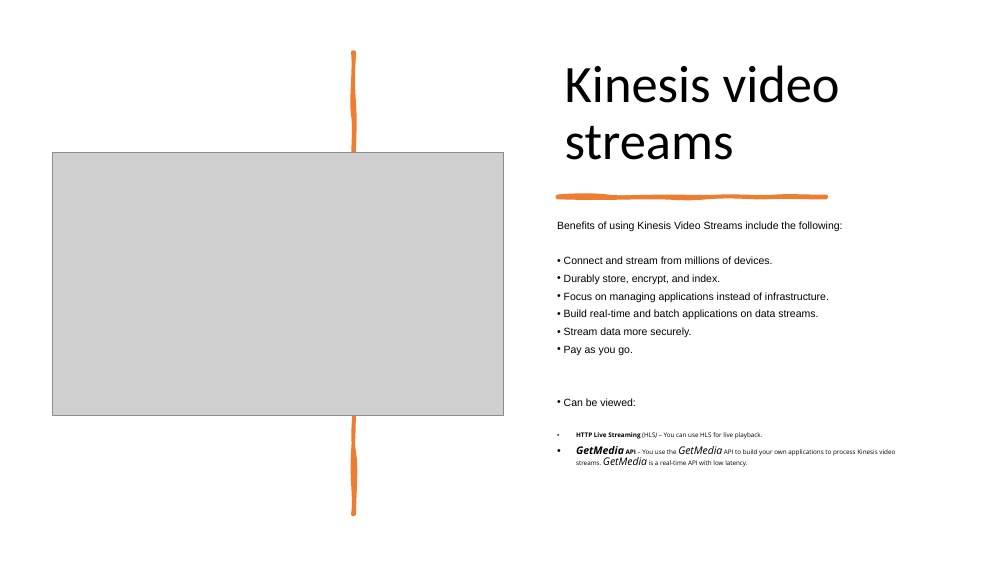
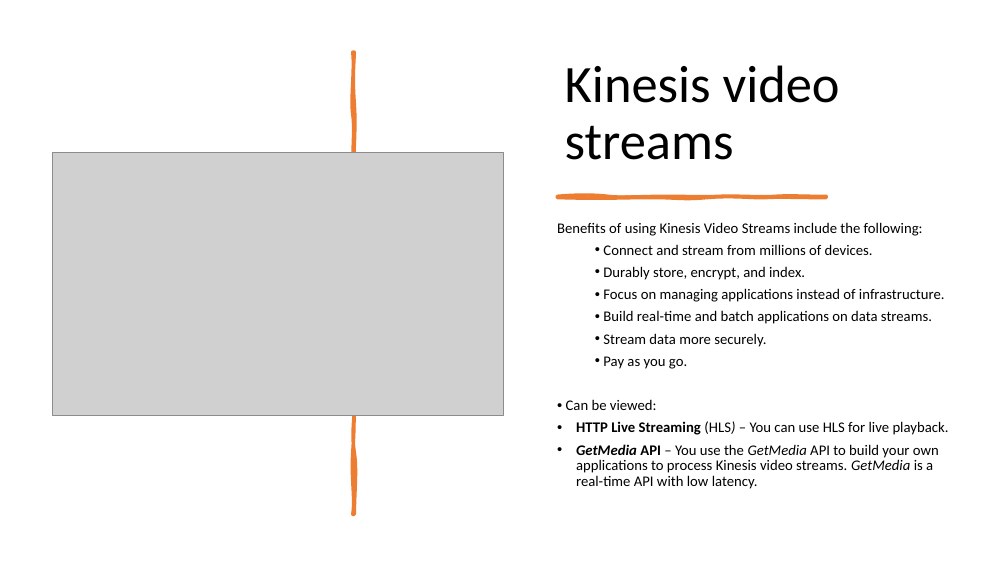
Before and after one commit to IlyaChakun/aws-iba-courses, a slide deck: slide 32 of lecture-materials/Analytics/Kinesis/Kinesis.pptx (slide 18 before the commit). Drawn at 1008x567 pixels with LibreOffice and Linux fonts; fonts in the diff are those of the drawing; grey boxes stand for pictures. Boxes give left, top, right and bottom in pixels: in the first picture for what was removed or moved away, otherwise in the second. Text is boxed around its words. In the diff, an @@ line names an element or a change of style, - is before the commit and + after.

```diff
--- a/lecture-materials/Analytics/Kinesis/Kinesis.pptx
+++ b/lecture-materials/Analytics/Kinesis/Kinesis.pptx
@@ text "Benefits of using Kinesis Video ..." at (557, 222, 949, 489): size 10 to 14 pt in "Benefits of using Kinesis Video Streams include ...", "Connect and stream from millions of devices.", "Durably store, encrypt, and index.", "Focus on managing applications instead of infrastructure." and 5 more places; font Arial to Calibri in "Benefits of using Kinesis Video Streams include ...", "Connect and stream from millions of devices.", "Durably store, encrypt, and index.", "Focus on managing applications instead of infrastructure." and 4 more places; size 6 to 14 pt in "HTTP Live Streaming (HLS) – You can ...", "API – You use the API to ..."; font Open Sans to Calibri in "HTTP Live Streaming (HLS) – You can ...", "GetMedia API – You use the GetMedia ..."; list level 1 to 2 in "Connect and stream from millions ..."; list level 1 to 2 in "Durably store, encrypt, and index."; list level 1 to 2 in "Focus on managing applications instead ..."; list level 1 to 2 in "Build real-time and batch applications ..."; list level 1 to 2 in "Stream data more securely."; list level 1 to 2 in "Pay as you go." @@
```
Also in this commit, not shown: 7 other slides changed, 14 slides added, 24 other files.
